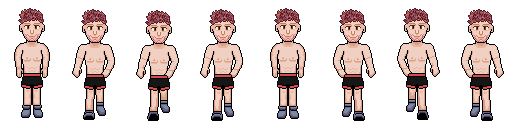
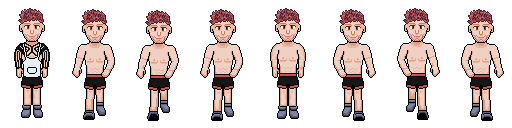
Before/after of a 512 x 128 layered artwork. What changed in the layer stack:
added layer "tanktop" in group "standing" over [left=22, top=43, right=42, bottom=78]
added layer "tatoo" in group "standing" over [left=15, top=43, right=49, bottom=69]
painted on "red hair" over [left=282, top=42, right=423, bottom=43]
painted on "head #1" over [left=282, top=42, right=423, bottom=43]
moved "black shorts" above "Bödy" over [left=24, top=73, right=475, bottom=78]
painted on "Bödy" over [left=24, top=42, right=487, bottom=62]
